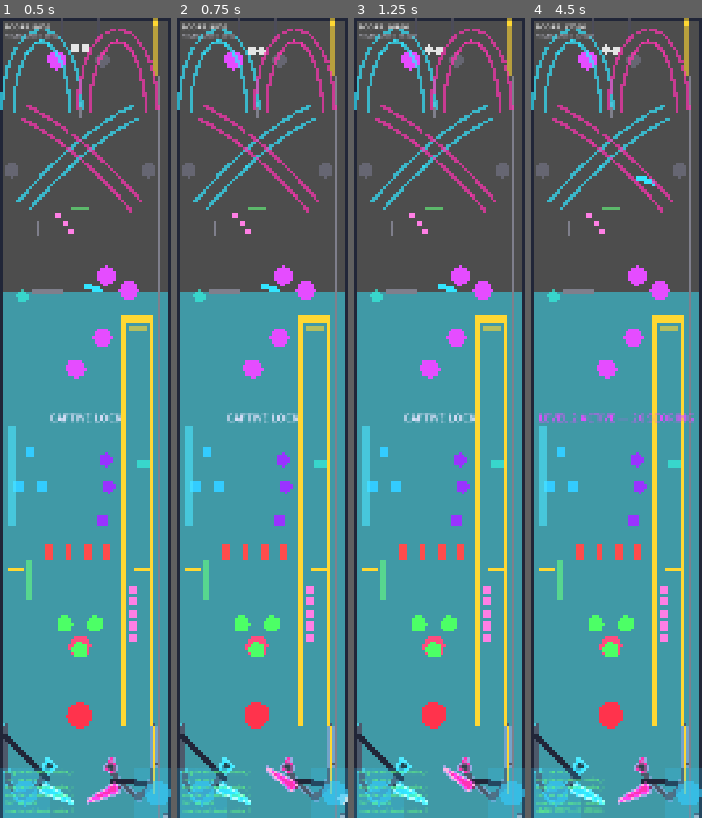
Above: before the commit, frames 1-4 (left to right).
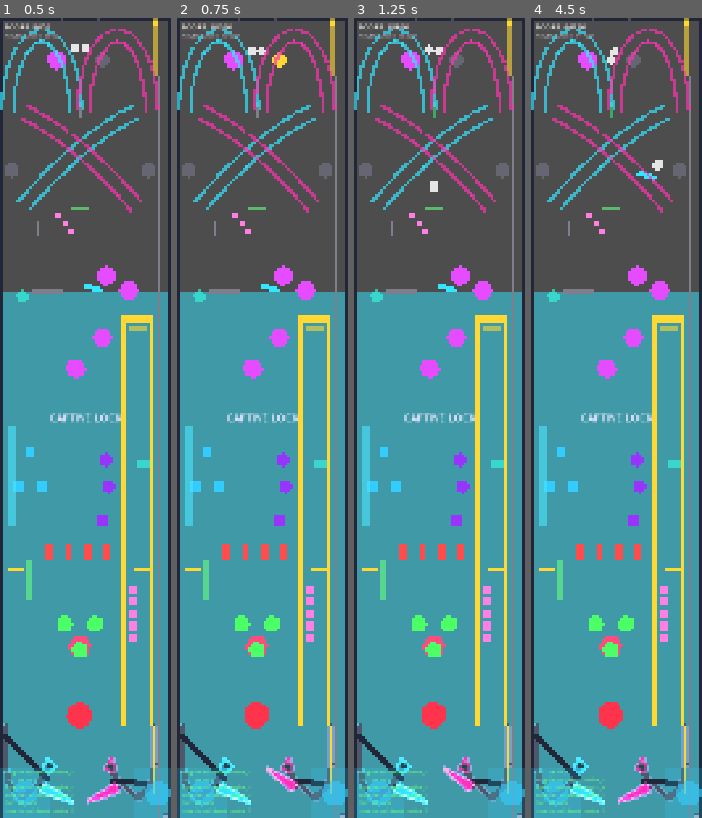
Above: after the commit, the same moments.

Repository: nobody174/pinball-adventure
Game: Godot game, scene res://tables/the_glitch/the_glitch.tscn
Two runs of this game, one before a commit and one after it. Both use one fixed random seed, a clock stepped at 60 frames per second and the inputs below. This scene is started directly instead of the project's main scene.
Inputs (mouse positions are in pixels of both pictures, inside the frame that each line leads up to):
- Up to frame 1 (0.5 s): no input
- Up to frame 2 (0.75 s): tap Enter at 0.5 s; move the mouse to (300, 378) at 0.52 s; hold Right (flip_right) from 0.53 s (still down); tap 4 at 0.6 s; click (300, 378) at 0.67 s
- Up to frame 3 (1.25 s): keep holding Right (flip_right); tap 5 at 0.8 s
- Up to frame 4 (4.5 s): release Right (flip_right) at 1.25 s; drag from (582, 458) to (611, 650) at 1.27 s; move the mouse to (633, 242) at 2.02 s; hold Right (flip_right) 2.03-2.75 s; tap 6 at 2.1 s; tap 7 at 2.3 s; drag from (607, 578) to (549, 490) at 2.77 s; move the mouse to (667, 538) at 3.52 s; hold Left (flip_left) 3.53-4.25 s; hold Up (launch_ball) 3.53-4.25 s; tap 5 at 3.8 s; drag from (565, 298) to (572, 490) at 4.27 s

Frame 1 is identical in both runs. In frame 2, 0.2% of the frame differs, in the area x 21-100%, y 0-99%; in frame 3, less than 0.1%; in frame 4, 1.4%, in the area x 2-96%, y 0-100%.

Commit message:
feat(the_glitch): 4 more debug teleport keys for the UpperZone / Level 2 path
Cowork flagged they had no way to drive the ball into any of the new
Level 2-related content -- no method-invoke tool, and the existing
debug keys (1/2/3) only covered the pre-rebuild saucers/loop. Combined
with the shooter lane still being stuck, there was no way to verify
_award()'s wiring live at all, only by code review.

KEY_4: VUK-to-Level-2 (triggers the whole Level 2 window).
KEY_5: rollunder gate (one of the four doubled scoring paths).
KEY_6: cyber ramp A entrance (another doubled path).
KEY_7: captive ball 1, teleported just above it with downward velocity
so it actually collides rather than overlapping in place.

Between these four and the existing three, every piece of the Level 2
mode (start trigger + all four doubled targets) is now reachable
without depending on the shooter lane fix.

91/91 tests passing, verified via actual scene execution.

Diff:
--- a/tables/the_glitch/the_glitch.gd
+++ b/tables/the_glitch/the_glitch.gd
@@ -377,5 +377,23 @@
 			## a static teleport wouldn't test the cap-rattle behavior at all.
 			ball.request_teleport(Vector2(362, 440), Vector2(0, -600))
 			_debug_terminal.log_event("> debug teleport: loop shot (into channel, moving up)")
+		KEY_4:
+			## UpperZone content -- lets Cowork verify Level 2 mode (and
+			## everything downstream of it) independent of the shooter lane
+			## fix, since normal play can't reach here until that's sorted.
+			ball.request_teleport($UpperZone/MidZone/VukToLevel2.global_position)
+			_debug_terminal.log_event("> debug teleport: VUK to Level 2")
+		KEY_5:
+			ball.request_teleport($UpperZone/CrossoverZone/RollunderGate.global_position)
+			_debug_terminal.log_event("> debug teleport: rollunder gate")
+		KEY_6:
+			ball.request_teleport($UpperZone/CrossoverZone/RampAEntrance.global_position)
+			_debug_terminal.log_event("> debug teleport: cyber ramp A entrance")
+		KEY_7:
+			## Offset above the captive ball with downward velocity so it
+			## actually collides with it, rather than teleporting into the
+			## exact same position and overlapping.
+			ball.request_teleport(Vector2(190, -1390), Vector2(0, 300))
+			_debug_terminal.log_event("> debug teleport: captive ball 1 (falling toward it)")
 
 # Built with assistance from Claude Code by Anthropic.
